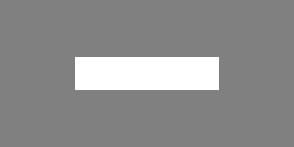
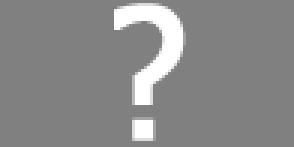
Comparing the layer stacks of the two 294x147 images. Changes:
added layer "?" above "hyphen" over [114, 3, 186, 141]
hid "hyphen" over [75, 57, 219, 90]
